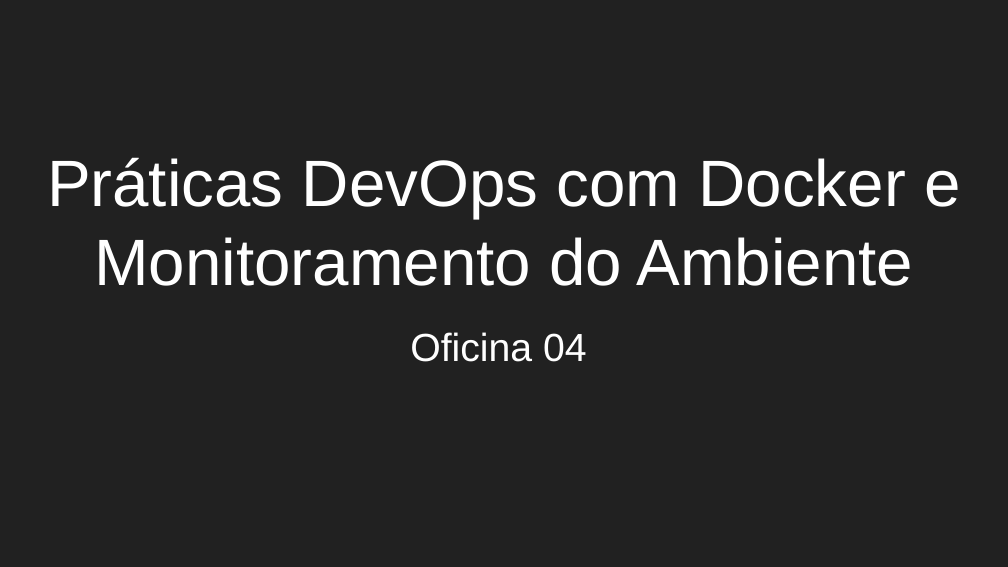
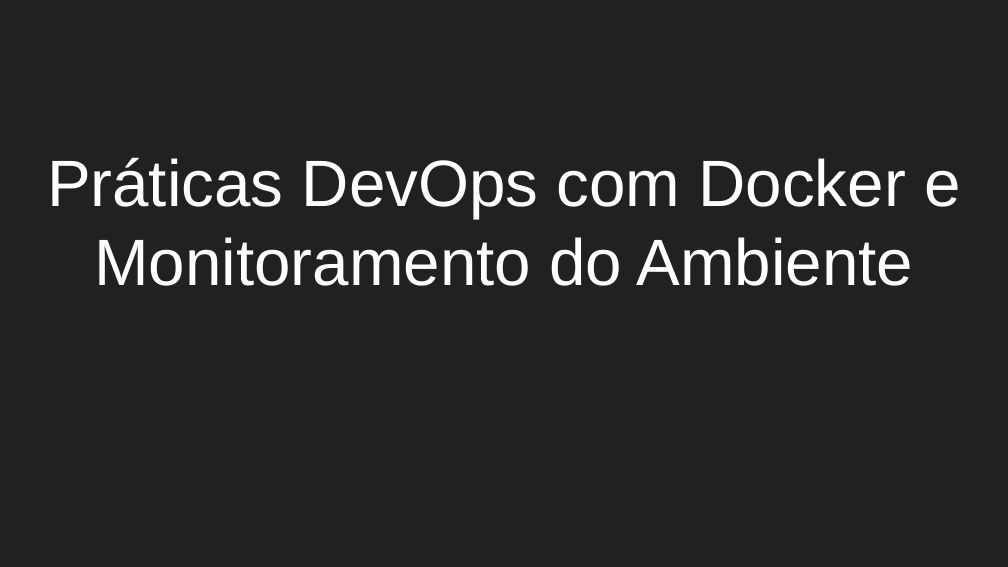
Before and after one commit to Gabrielgsn30/seminarios-docker-monitoramento, a slide deck: slide 1 of APRESENTAÇÃO/Práticas DevOps com Docker e Monitoramento do Ambiente.pptx. Drawn at 1008x567 pixels with LibreOffice and Linux fonts; fonts in the diff are those of the drawing. Boxes give left, top, right and bottom in pixels: in the first picture for what was removed or moved away, otherwise in the second. Text is boxed around its words. In the diff, an @@ line names an element or a change of style, - is before the commit and + after.

```diff
--- a/APRESENTAÇÃO/Práticas DevOps com Docker e Monitoramento do Ambiente.pptx
+++ b/APRESENTAÇÃO/Práticas DevOps com Docker e Monitoramento do Ambiente.pptx
@@ subtitle removed at [410, 332, 587, 362] @@
-Oficina 04
```
Also in this commit, not shown: 10 other files.
